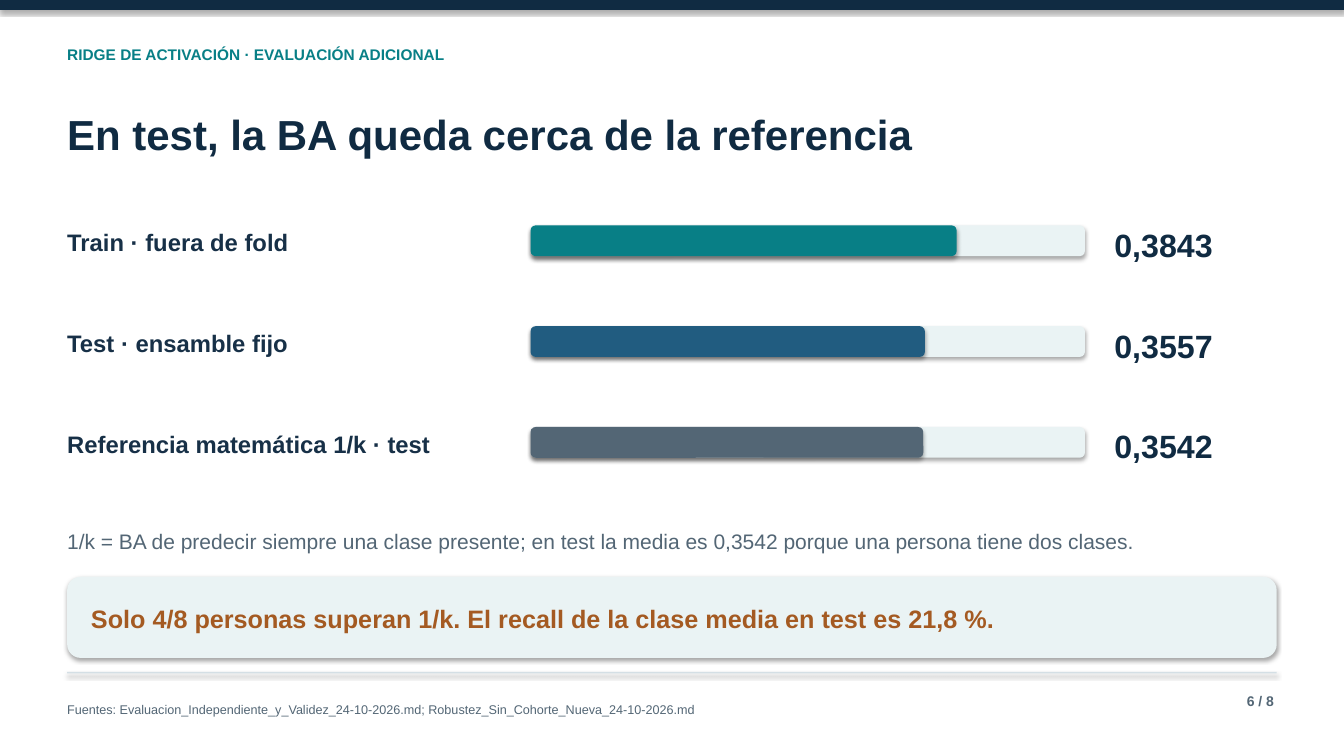
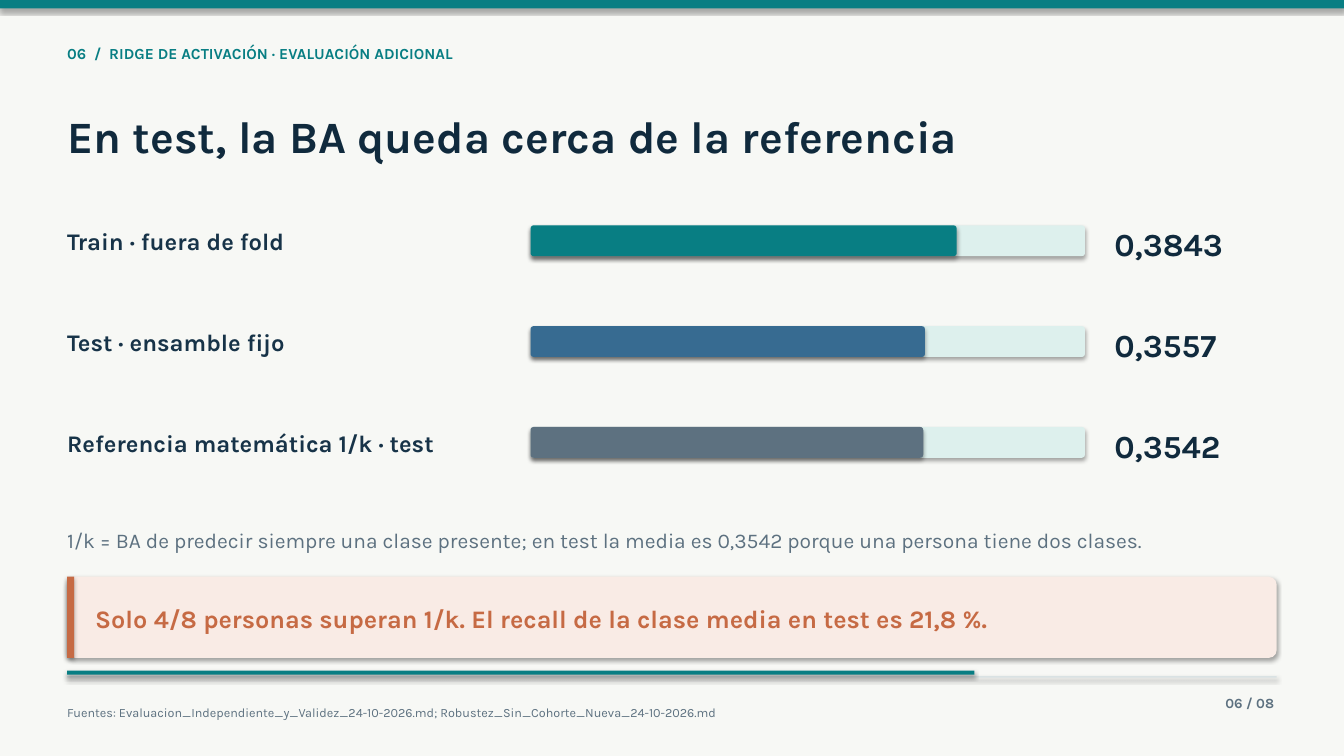
Before and after one commit to marioromero00/Tesis_MDS, a slide deck: slide 6 of presentaciones/Avances-Experimentales-Simplificados-24-10-2026.pptx. Drawn at 1344x756 pixels with LibreOffice and Linux fonts; fonts in the diff are those of the drawing. Boxes give left, top, right and bottom in pixels: in the first picture for what was removed or moved away, otherwise in the second. Text is boxed around its words. In the diff, an @@ line names an element or a change of style, - is before the commit and + after.

```diff
--- a/presentaciones/Avances-Experimentales-Simplificados-24-10-2026.pptx
+++ b/presentaciones/Avances-Experimentales-Simplificados-24-10-2026.pptx
@@ background #FFFFFF to #F7F8F5 @@
@@ rectangle at (0, 0, 1344, 8): fill #102B42 to #087E83 @@
@@ text at (67, 46, 452, 59): text changed; font Arial to Karla; text colour #087F86 to #087E83 @@
-RIDGE DE ACTIVACIÓN · EVALUACIÓN ADICIONAL
+06 / RIDGE DE ACTIVACIÓN · EVALUACIÓN ADICIONAL
@@ text "En test, la BA queda ..." at (67, 121, 957, 164): size 30 to 32 pt, font Arial to Karla, text colour #102B42 to #102A3D; line spacing 1.08 to 1.04 @@
@@ rounded rectangle: place and size @@
-rounded rectangle at (530, 327, 925, 358)
+rounded rectangle at (530, 327, 1085, 358)
@@ rounded rectangle at (530, 327, 1085, 358): fill #215C80 to #DDF0ED; proportions changed @@
@@ rounded rectangle: place and size @@
-rounded rectangle at (530, 327, 1085, 358)
+rounded rectangle at (530, 327, 925, 358)
@@ rounded rectangle at (530, 327, 925, 358): fill #EAF3F4 to #376B91; proportions changed @@
@@ font Arial to Karla, text colour #102B42 to #102A3D; line spacing 1.08 to 1.04 in 3 elements at (1114, 234, 1223, 260), (1114, 335, 1216, 361), (1114, 436, 1220, 462) @@
@@ font Arial to Karla, text colour #173047 to #173348; line spacing 1.08 to 1.04 in 3 elements at (67, 233, 284, 251), (67, 334, 285, 357), (67, 433, 434, 454) @@
@@ text "1/k = BA de predecir ..." at (67, 532, 1142, 553): font Arial to Karla, text colour #536675 to #5D7180; line spacing 1.08 to 1.04 @@
@@ rounded rectangle at (68, 577, 1277, 658): fill #EAF3F4 to #F9EBE5; proportions changed @@
@@ rectangle added at (68, 577, 75, 658), fill #C66A44 @@
@@ text "Solo 4/8 personas superan 1/k. ..." at (95, 609, 956, 634): font Arial to Karla, text colour #A45A22 to #C66A44; line spacing 1.08 to 1.04 @@
@@ text "Fuentes: Evaluacion_Independiente_y_Validez_24-10-2026.md; R ..." at (67, 708, 716, 720): font Arial to Karla, text colour #536675 to #5D7180; line spacing 1.08 to 1.04 @@
@@ rectangle: place and size @@
-rectangle at (68, 673, 1277, 674)
+rectangle at (68, 677, 1277, 678)
@@ rectangle at (68, 677, 1277, 678): fill #D4DFE5 to #D9E2E3 @@
@@ rectangle added at (68, 670, 975, 675), fill #087E83 @@
@@ text added at (1225, 699, 1274, 708), 10 pt, text #5D7180, bold @@
+06 / 08
@@ text removed at (1247, 696, 1274, 706) @@
-6 / 8
```
Also in this commit, not shown: 7 other slides changed, 12 other files.
